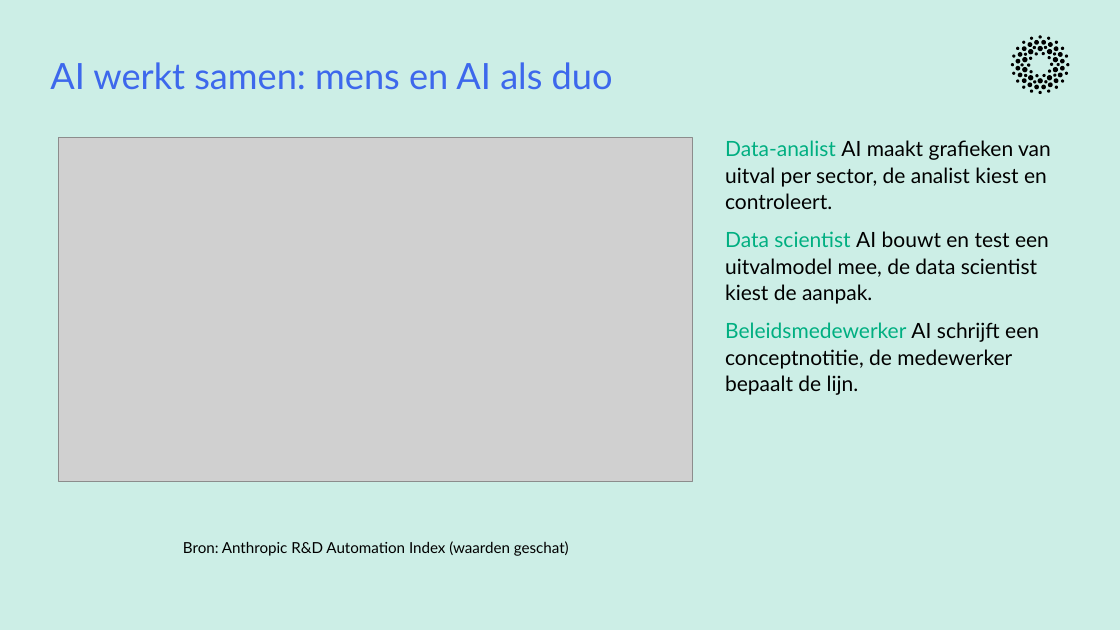
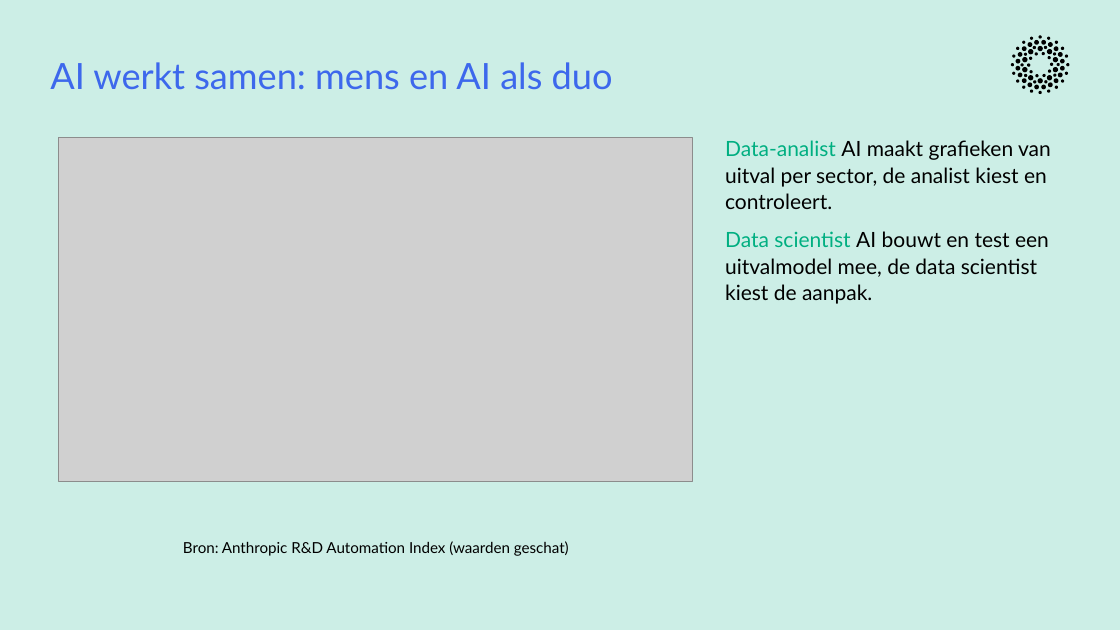
Before and after one commit to cedanl/clidev-presentaties, a slide deck: slide 7 of exports/261005_workshop_rad_uitvoering.pptx (slide 6 before the commit). Drawn at 1120x630 pixels with LibreOffice and Linux fonts; fonts in the diff are those of the drawing; grey boxes stand for pictures. Boxes give left, top, right and bottom in pixels: in the first picture for what was removed or moved away, otherwise in the second. Text is boxed around its words. In the diff, an @@ line names an element or a change of style, - is before the commit and + after.

```diff
--- a/exports/261005_workshop_rad_uitvoering.pptx
+++ b/exports/261005_workshop_rad_uitvoering.pptx
@@ text at box(725, 322, 1039, 395): paragraph removed @@
-Beleidsmedewerker AI schrijft een conceptnotitie, de medewerker bepaalt de lijn.
```
Also in this commit, not shown: 12 other slides changed, 6 slides added, 8 slides removed, 1 other file.
